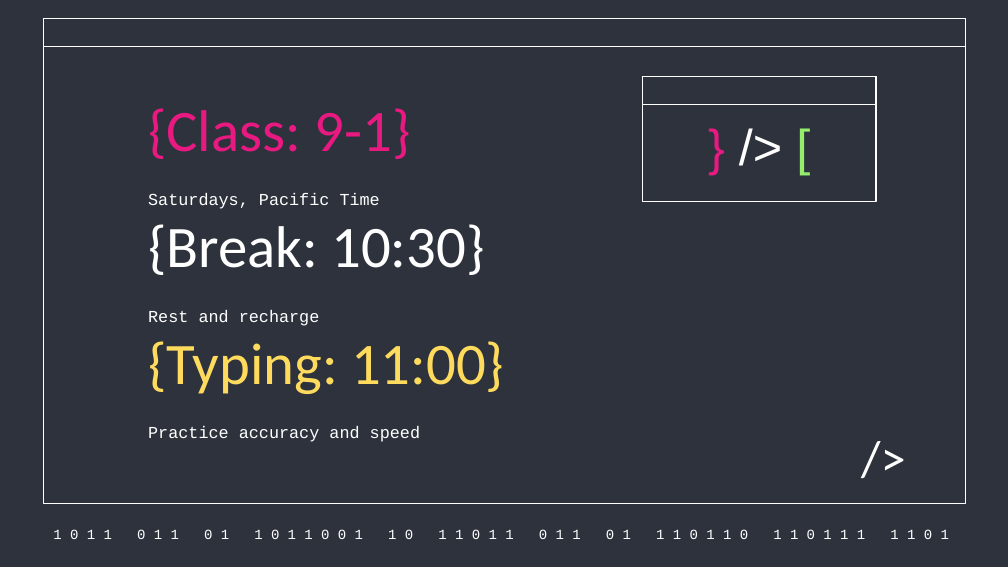
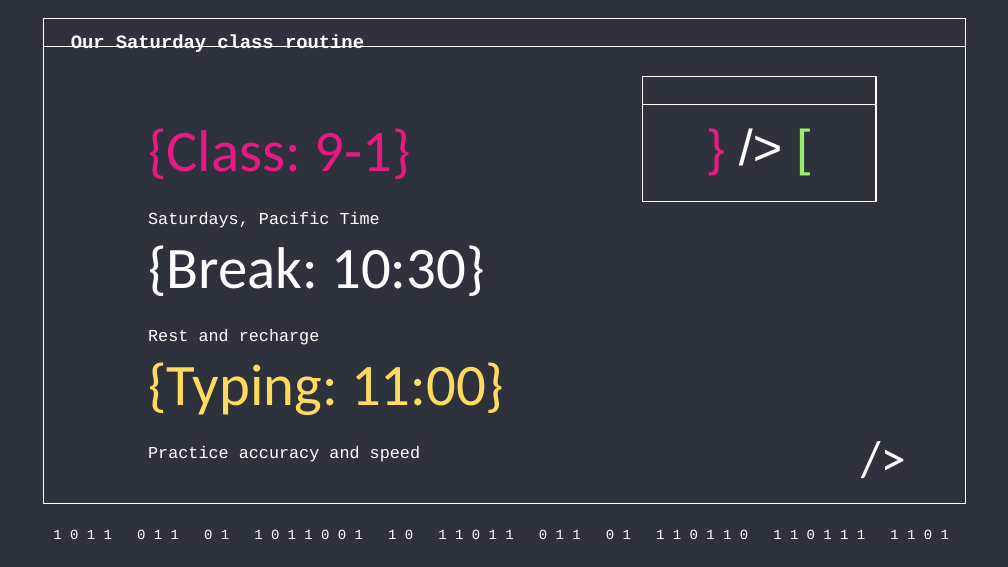
Before and after one commit to aghimir3/KidsComputerScience, a slide deck: slide 9 of 2026-07-11_Intro_to_Computer_Science_Programming/2026-07-11_Intro_to_Computer_Science_Programming.pptx. Drawn at 1008x567 pixels with LibreOffice and Linux fonts; fonts in the diff are those of the drawing. Boxes give left, top, right and bottom in pixels: in the first picture for what was removed or moved away, otherwise in the second. Text is boxed around its words. In the diff, an @@ line names an element or a change of style, - is before the commit and + after.

```diff
--- a/2026-07-11_Intro_to_Computer_Science_Programming/2026-07-11_Intro_to_Computer_Science_Programming.pptx
+++ b/2026-07-11_Intro_to_Computer_Science_Programming/2026-07-11_Intro_to_Computer_Science_Programming.pptx
@@ text added at box(71, 34, 364, 52), 13.5 pt, text #FFFFFF, bold @@
+Our Saturday class routine
@@ title "{Class: 9-1}": place and size @@
-title "{Class: 9-1}" at box(148, 108, 411, 159)
+title "{Class: 9-1}" at box(148, 128, 411, 179)
@@ title "{Break: 10:30}": place and size @@
-title "{Break: 10:30}" at box(148, 224, 484, 275)
+title "{Break: 10:30}" at box(148, 245, 484, 296)
@@ title "{Typing: 11:00}": place and size @@
-title "{Typing: 11:00}" at box(148, 341, 504, 394)
+title "{Typing: 11:00}" at box(148, 362, 504, 415)
@@ 3 subtitles: place and size @@
-3 subtitles at box(148, 193, 420, 442)
+3 subtitles at box(148, 212, 420, 462)
```
Also in this commit, not shown: 15 other slides changed, 1 other file.
